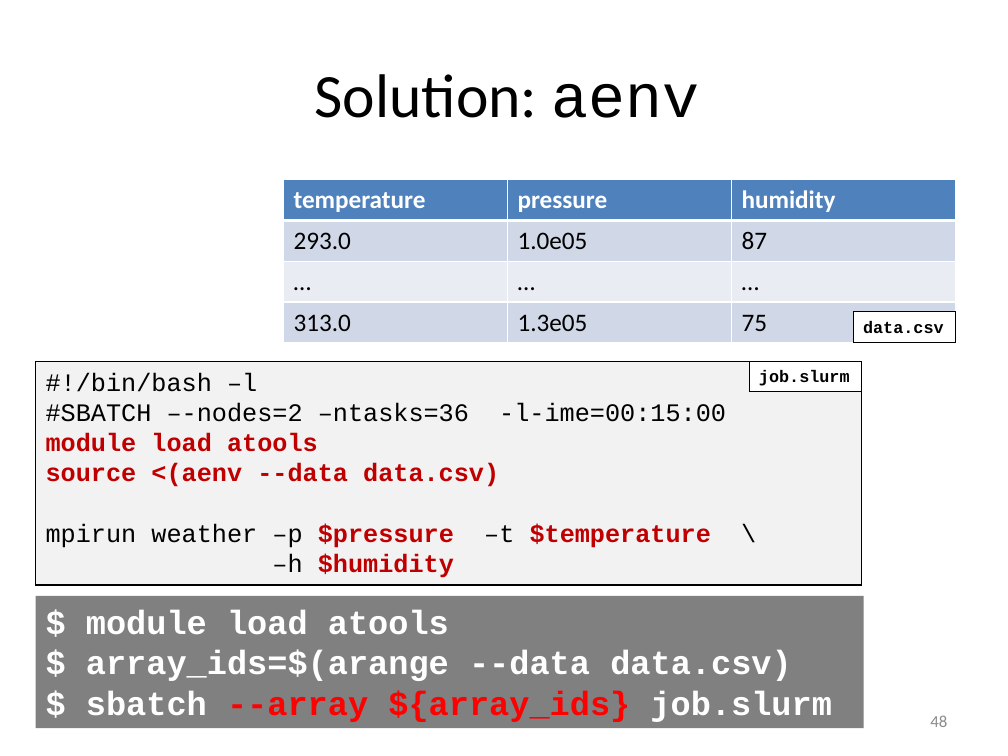
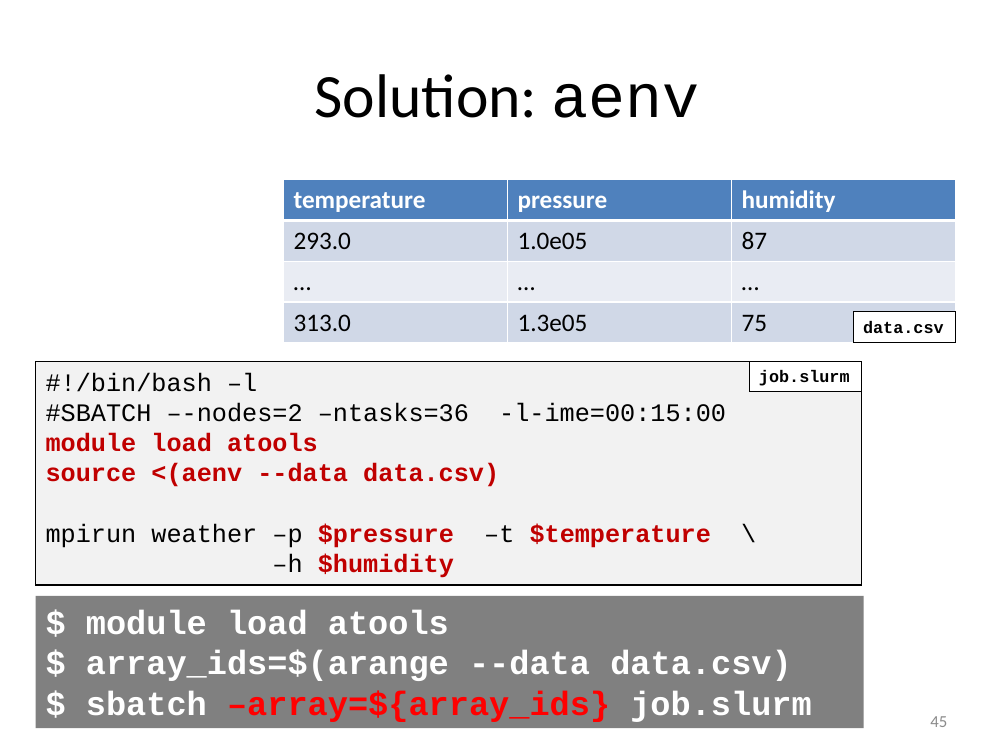
Before and after one commit to gjbex/worker-and-atools, a slide deck: slide 45 of worker_atools.pptx (slide 48 before the commit). Drawn at 1008x756 pixels with LibreOffice and Linux fonts; fonts in the diff are those of the drawing. Boxes give left, top, right and bottom in pixels: in the first picture for what was removed or moved away, otherwise in the second. Text is boxed around its words. In the diff, an @@ line names an element or a change of style, - is before the commit and + after.

Commit message:
Fix typos, remove worker prolog/epilog

```diff
--- a/worker_atools.pptx
+++ b/worker_atools.pptx
@@ text in rectangle at (86, 690, 812, 722): text changed @@
-$ sbatch --array ${array_ids} job.slurm
+$ sbatch –array=${array_ids} job.slurm
@@ page number at (930, 716, 947, 727): text changed @@
-48
+45
```
Also in this commit, not shown: 10 other slides changed, 3 slides removed.
